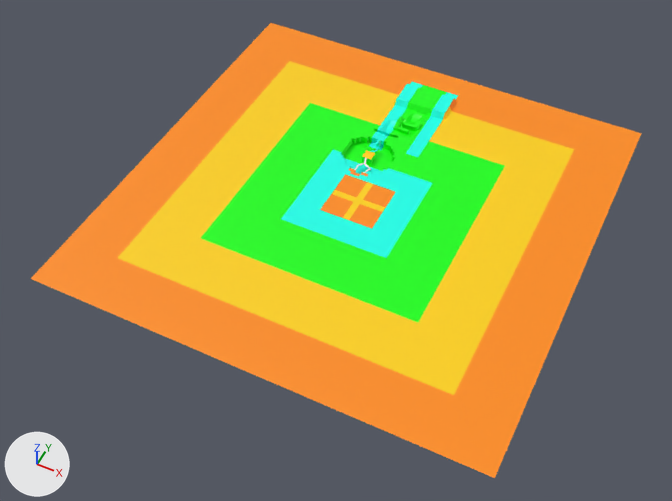
One commit to the Blender file Assets/ModelsBlender/terrain4.blend: the scene before it, then after it.
One viewpoint serves both versions: a 50 mm camera at (618.0, -1348.0, 1489.0) aimed at (9.0, -131.0, -32.0). Every picture has the same lights, and +X, +Y and +Z are marked at lower left. The picture after the commit comes second.
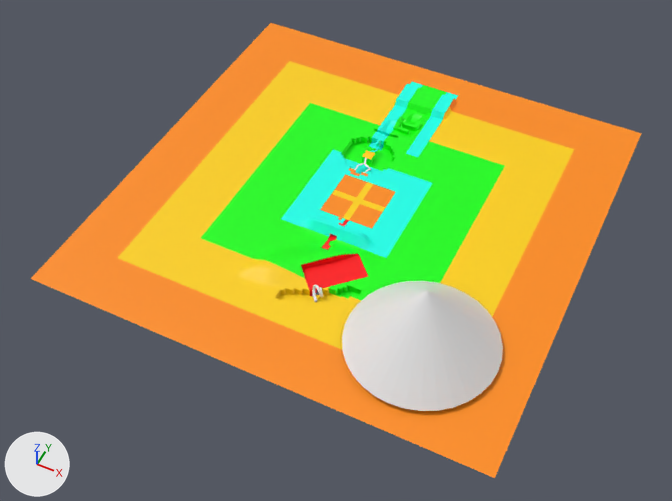
The change, as a diff of the scene's bpy script:
```diff
--- a/Assets/ModelsBlender/terrain4.blend.py
+++ b/Assets/ModelsBlender/terrain4.blend.py
@@ mat_red @@
+mat_red = principled_material('Red')
+mat_red.base_color = (1.0, 0.0, 0.00228)  # red #ff0008
@@ me_plane @@
 # used by ob_plane; location = (0.0, 0.0, 0.0)
-me_plane.from_pydata(...)  # 17092 vertices, 16786 faces; spans x -512.0..512.0, y -512.0..512.0, z -16.0..15.0
+me_plane.from_pydata(...)  # 17413 vertices, 17005 faces, 3 loose edges; spans x -512.0..512.0, y -512.0..512.0, z -16.0..23.0
+# me_plane part 1: 405 vertices moved from x -128.0..104.0, y -312.0..-88.0, z 0.0 to x -129.0..104.0, y -312.0..-88.0, z -15.0..23.0; 183 vertices removed from x -24.0..112.0, y -320.0..-88.0, z 0.0; 504 vertices added at x -32.0..120.0, y -328.0..-65.0, z -15.0..14.0
+# me_plane part 2: 5 faces spanning x -8.0..9.0, y -169.0..-144.0, z 0.0..9.0 switch from mat_green (green #03ff00) to mat_red (red #ff0008)
 me_plane.materials.append(mat_orange)
@@ me_circle_002 @@
+me_circle_002.from_pydata(...)  # 1120 vertices, 1088 faces; spans x -6.21..1.73, y -0.87..8.29, z -0.33..9.32
@@ me_cone @@
+me_cone.from_pydata(...)  # a 32-sided cone pointing to +z spanning x -1.0..1.0, y -1.0..1.0, z -1.0..1.0
@@ ob_circle_001 @@
+ob_circle_001 = bpy.data.objects.new('Circle.001', me_circle_002)
+ob_circle_001.location = (40.0, -268.0, 1.0)
+ob_circle_001.rotation_euler = (1.571, 0.0, 0.785)  # degrees (90, 0, 45)
+ob_circle_001.scale = (3.18, 3.18, 3.18)
@@ ob_cone @@
+ob_cone = bpy.data.objects.new('Cone', me_cone)
+ob_cone.location = (284.0, -305.0, 89.0)
+ob_cone.scale = (157.0, 157.0, 78.4)
```

What differs and where, as boxes [x1, y1, x2, y2] in the pictures (672 x 501 px; the box of a moved part takes in the faces that stretch with it):
'Cone', added: after [342, 281, 503, 411]
'Circle.001', added: after [312, 285, 323, 302]
part 1 of me_plane, moved or reshaped: [235, 212, 379, 303] in both
part 2 of me_plane, recoloured: before [321, 242, 331, 252]; after [321, 242, 331, 250]
